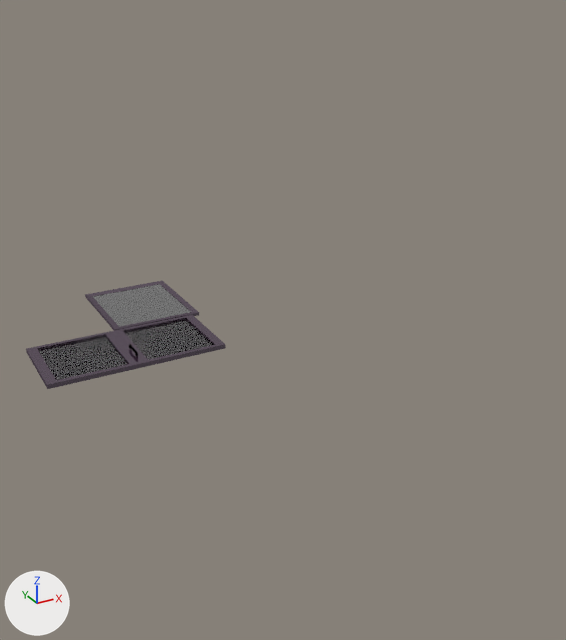
A saved change to the Blender file File di blender/Andrea/vetrata e porta.blend.
Rendered twice from a 50 mm camera at (-14.5, -45.3, 19.3) aimed at (6.2, -7.6, 0.5). The lights are fixed; the arrows at lower left show +X, +Y and +Z.
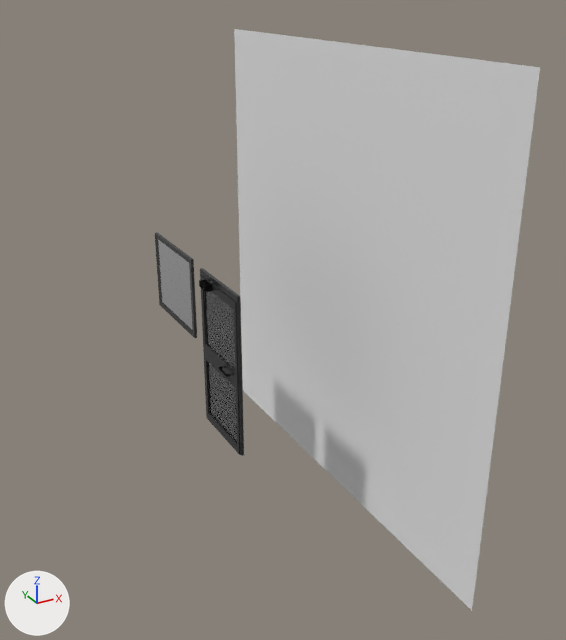
Commit message: modellazione piatto e molla porta

Scene script edits in JSON lines:
```json
{"op": "add", "block": "ng_transparent", "code": ["ng_transparent = bpy.data.node_groups.new('Transparent', 'ShaderNodeTree')", "# nodes: BsdfGlass, BsdfTransparent, Group, LightPath, Math, MixShader", "# colours: white #ffffff"]}
{"op": "add", "block": "ng_caustics", "code": ["ng_caustics = bpy.data.node_groups.new('Caustics', 'ShaderNodeTree')", "# nodes: Mix, NewGeometry, ValToRGB, VectorMath", "# colours: black #000000, grey #bcbcbc, grey #898989, white #ffffff"]}
{"block": "mat_material_001", "change": "nodes: BsdfGlass, OutputMaterial"}
{"block": "mat_material_001", "change": "colours: white #e7e7e7"}
{"block": "mat_material_001", "change": "nodes: Group, OutputMaterial"}
{"block": "mat_material_001", "change": "colours: white #ffffff"}
{"op": "add", "block": "mat_material_006", "code": ["mat_material_006 = diffuse_material('Material.006')", "mat_material_006.base_color = (0.8, 0.8, 0.8)  # white #e7e7e7"]}
{"op": "add", "block": "me_cube_011", "code": ["me_cube_011 = bpy.data.meshes.new('Cube.011')", "me_cube_011.from_pydata(...)  # a box spanning x -1.0..1.0, y -1.0..1.0, z -1.0..1.0", "me_cube_011.materials.append(mat_material_003)  # black #000000"]}
{"op": "add", "block": "me_plane_001", "code": ["me_plane_001 = bpy.data.meshes.new('Plane.001')", "me_plane_001.from_pydata([(-1.0, -1.0, 0.0), (1.0, -1.0, 0.0), (-1.0, 1.0, 0.0), (1.0, 1.0, 0.0)], [], [(0, 1, 3, 2)])", "me_plane_001.materials.append(mat_material_006)  # white #e7e7e7"]}
{"op": "set", "path": "ob_cube_006.location", "old": "(-2.81, -6.25, 0.2)", "new": "(2.76, -6.25, -2.4)"}
{"op": "set", "path": "ob_cube_006.rotation_euler", "old": "(0.0, 0.0, 0.0)", "new": "(0.0, -1.571, 0.0)", "note": "degrees (0, 0, 0) -> degrees (0, -90, 0)"}
{"op": "set", "path": "ob_cube_004.location", "old": "(-5.41, -5.81, 0.01)", "new": "(2.95, -5.81, -4.99)"}
{"op": "set", "path": "ob_cube_004.rotation_euler", "old": "(0.0, 0.0, 0.0)", "new": "(0.0, -1.571, 0.0)", "note": "degrees (0, 0, 0) -> degrees (0, -90, 0)"}
{"op": "set", "path": "ob_cube_003.location", "old": "(-0.31, -5.81, 0.0)", "new": "(2.96, -5.81, 0.1)"}
{"op": "set", "path": "ob_cube_003.rotation_euler", "old": "(0.0, 0.0, 0.0)", "new": "(0.0, -1.571, 0.0)", "note": "degrees (0, 0, 0) -> degrees (0, -90, 0)"}
{"op": "set", "path": "ob_cube_002.location", "old": "(-2.89, -5.81, 0.0)", "new": "(2.96, -5.81, -2.47)"}
{"op": "set", "path": "ob_cube_002.rotation_euler", "old": "(0.0, 0.0, 0.0)", "new": "(0.0, -1.571, 0.0)", "note": "degrees (0, 0, 0) -> degrees (0, -90, 0)"}
{"op": "set", "path": "ob_cube_001.location", "old": "(0.0, 0.0, 0.0)", "new": "(2.96, 1.41, 0.41)"}
{"op": "set", "path": "ob_cube_001.rotation_euler", "old": "(0.0, 0.0, 0.0)", "new": "(0.0, -1.571, 0.0)", "note": "degrees (0, 0, 0) -> degrees (0, -90, 0)"}
{"op": "set", "path": "ob_cube.location", "old": "(0.0, 0.0, 0.0)", "new": "(2.96, 1.41, 0.41)"}
{"op": "set", "path": "ob_cube.rotation_euler", "old": "(0.0, 0.0, 0.0)", "new": "(0.0, -1.571, 0.0)", "note": "degrees (0, 0, 0) -> degrees (0, -90, 0)"}
{"op": "add", "block": "ob_cube_011", "code": ["ob_cube_011 = bpy.data.objects.new('Cube.011', me_cube_011)", "ob_cube_011.location = (2.64, -4.54, 2.34)", "ob_cube_011.rotation_euler = (0.0, 0.0, -1.571)  # degrees (0, 0, -90)", "ob_cube_011.scale = (0.545, 0.189, 0.183)"]}
{"op": "add", "block": "ob_plane_001", "code": ["ob_plane_001 = bpy.data.objects.new('Plane.001', me_plane_001)", "ob_plane_001.location = (11.8, -5.1, 0.83)", "ob_plane_001.rotation_euler = (0.0, -1.571, 0.0)  # degrees (0, -90, 0)", "ob_plane_001.scale = (-15.0, -15.0, -15.0)"]}
```

Boxes [x1, y1, x2, y2] around the edits, measured in the pictures (566 x 640 px):
```json
{"object": "Plane.001", "change": "added", "after": [234, 29, 540, 610]}
{"object": "Cube.002", "change": "moved, turned", "before": [26, 315, 226, 389], "after": [200, 268, 244, 456]}
{"object": "Cube.001", "change": "recoloured, moved, turned", "before": [92, 284, 191, 327], "after": [158, 240, 193, 330]}
{"object": "Cube.004", "change": "recoloured, moved, turned", "before": [38, 336, 128, 380], "after": [207, 361, 237, 442]}
{"object": "Cube.003", "change": "recoloured, moved, turned", "before": [124, 319, 214, 360], "after": [204, 291, 235, 370]}
{"object": "Cube", "change": "moved, turned", "before": [85, 281, 199, 330], "after": [155, 232, 197, 338]}
{"object": "Cube.011", "change": "added", "after": [199, 280, 212, 292]}
{"object": "Cube.006", "change": "moved, turned", "before": [129, 344, 138, 357], "after": [219, 366, 231, 377]}
```
